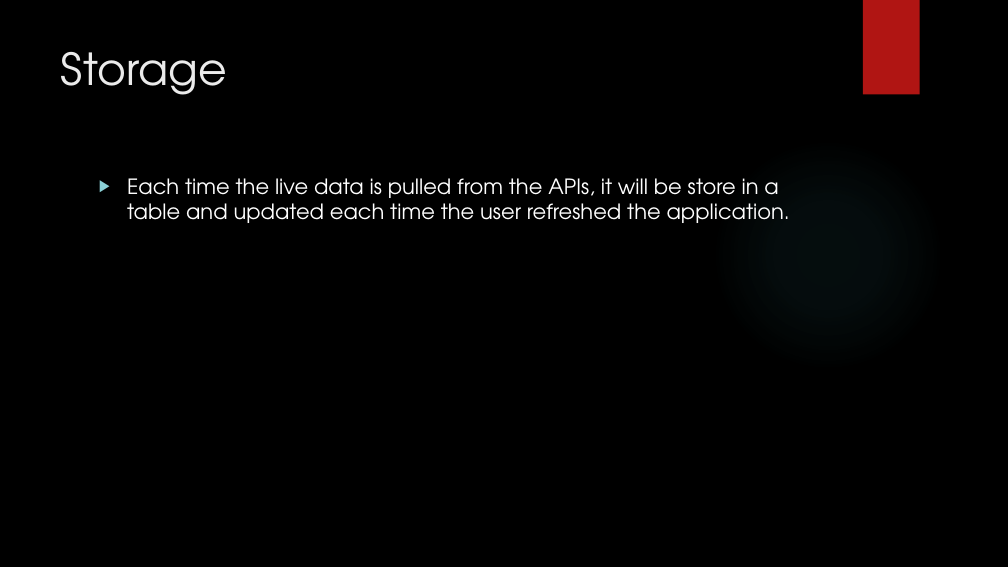
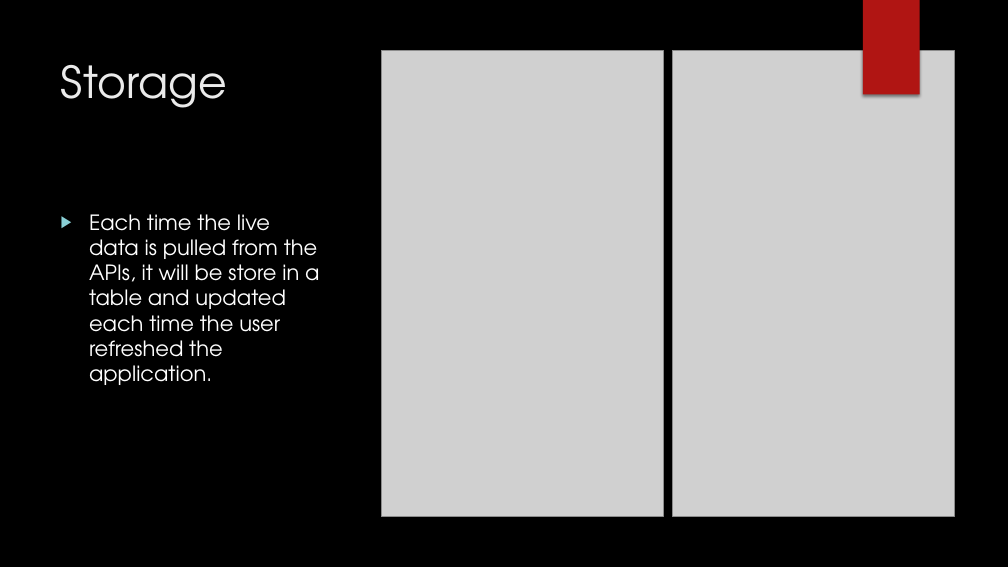
Before and after one commit to TsidAznar/WAPCENG319, a slide deck: slide 11 of Milestone 2 Presentation.pptx. Drawn at 1008x567 pixels with LibreOffice and Linux fonts; fonts in the diff are those of the drawing; grey boxes stand for pictures; background and template pictures are left out. Boxes give left, top, right and bottom in pixels: in the first picture for what was removed or moved away, otherwise in the second. Text is boxed around its words. In the diff, an @@ line names an element or a change of style, - is before the commit and + after.

```diff
--- a/Milestone 2 Presentation.pptx
+++ b/Milestone 2 Presentation.pptx
@@ rectangle removed at (863, 0, 920, 95) @@
@@ rectangle added at (863, 0, 920, 95), fill #B01513 @@
@@ title "Storage": place and size @@
-title "Storage" at (61, 52, 227, 95)
+title "Storage" at (61, 65, 227, 108)
@@ picture added at (382, 51, 664, 517) @@
@@ picture added at (673, 51, 955, 517) @@
@@ ellipse removed at (712, 138, 944, 371) @@
@@ text "Each time the live data ..." rewrapped from (127, 178, 790, 223) to (89, 214, 319, 385) @@
```
